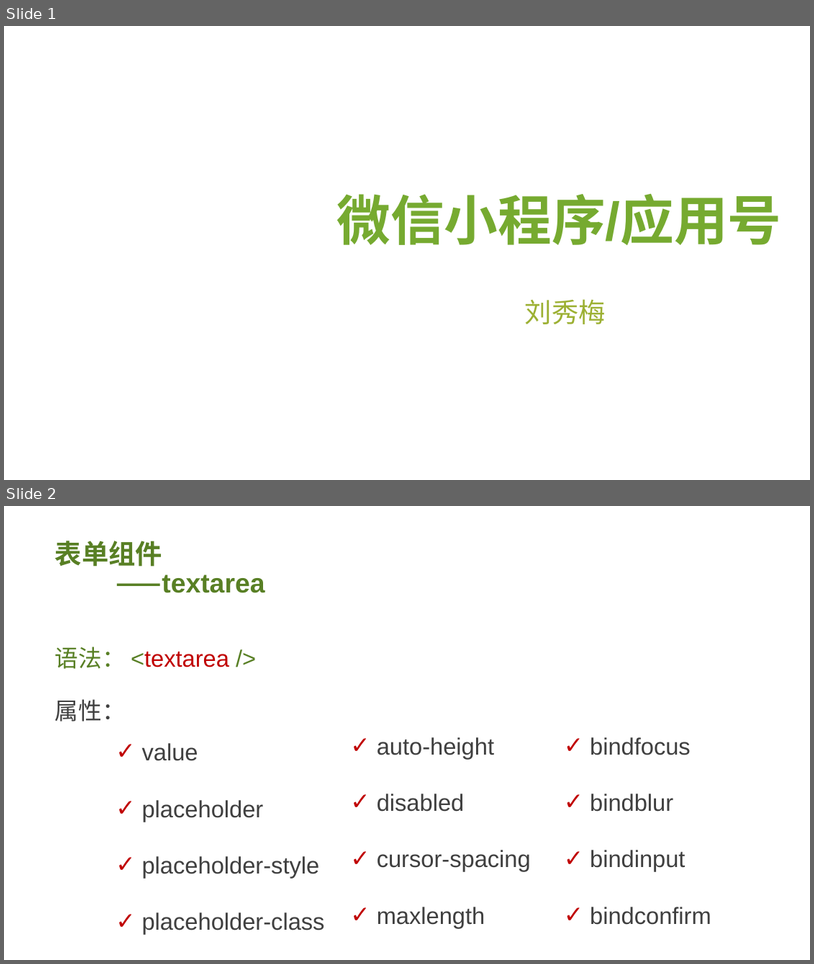
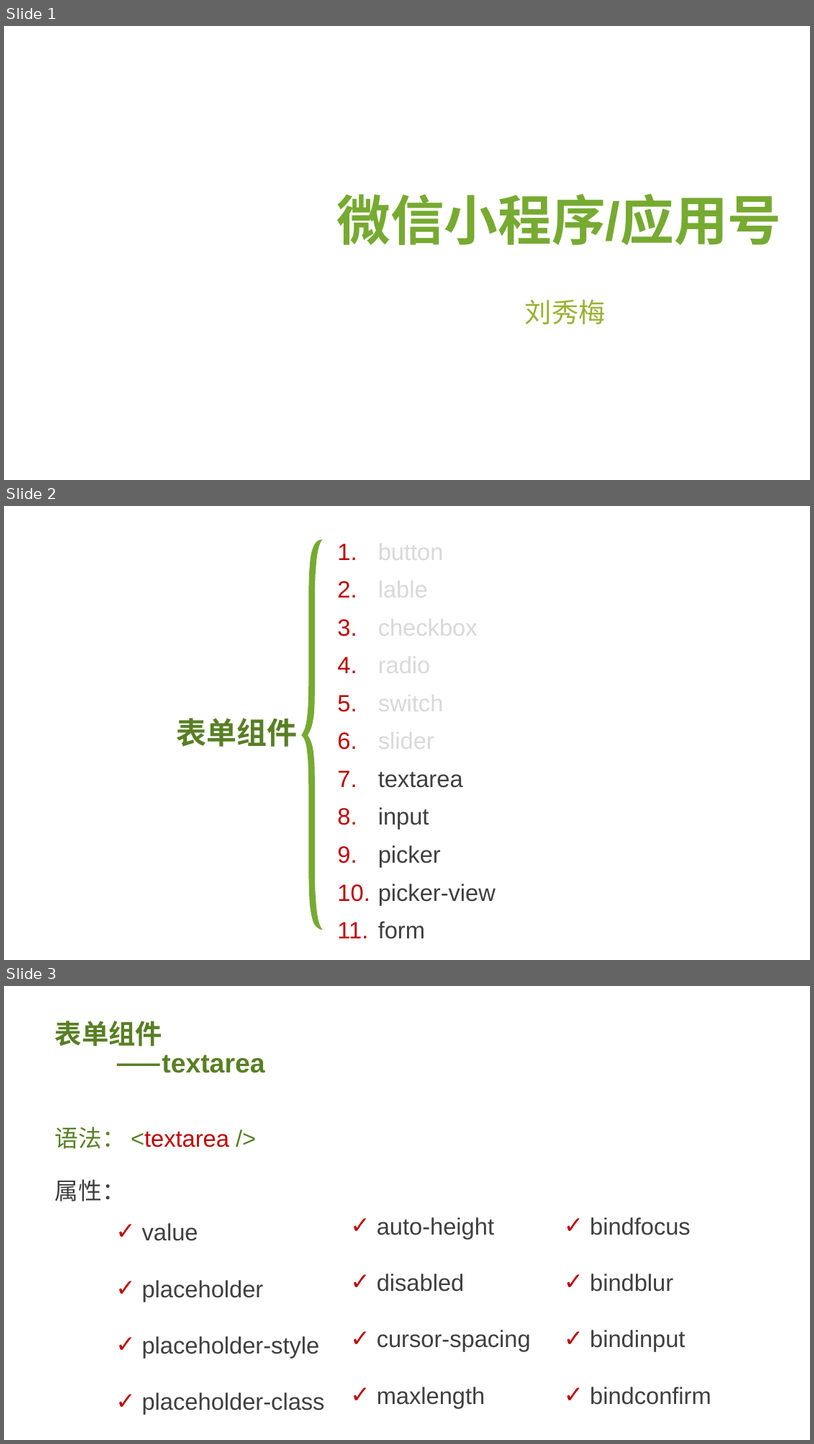
Before and after one commit to liuxiumei123/course-wxSmallApp, a slide deck: Ch02_微信小程序组件/微信小程序——表单2.pptx. Shown one above the other, each under a label of ours: slides 1 and 2 before the commit, slides 1, 2 and 3 after it. The pictures are 814x964 and 814x1444 pixels, drawn with LibreOffice and Linux fonts; fonts in the diff are those of the drawing; background and template pictures are left out. Boxes give left, top, right and bottom in pixels: in the first picture for what was removed or moved away, otherwise in the second. Text is boxed around its words. In the diff, an @@ line names an element or a change of style, - is before the commit and + after.

```diff
--- a/Ch02_微信小程序组件/微信小程序——表单2.pptx
+++ b/Ch02_微信小程序组件/微信小程序——表单2.pptx
@@ slide 2 added at (4, 506, 810, 960), background #FFFFFF @@
@@ freeform shape added at (301, 539, 323, 929), fill #76AA30 @@
@@ text added at (378, 539, 496, 939), 28 pt, text #D9D9D9 @@
+1. button
+2. lable
+3. checkbox
+4. radio
+5. switch
+6. slider
+7. textarea
+8. input
+9. picker
+10. picker-view
+11. form
@@ text added at (177, 718, 298, 746), 36 pt, text #587F24, bold @@
+表单组件
@@ what was slide 2 is now slide 3 @@
```
Also in this commit, not shown: 6 other files.
